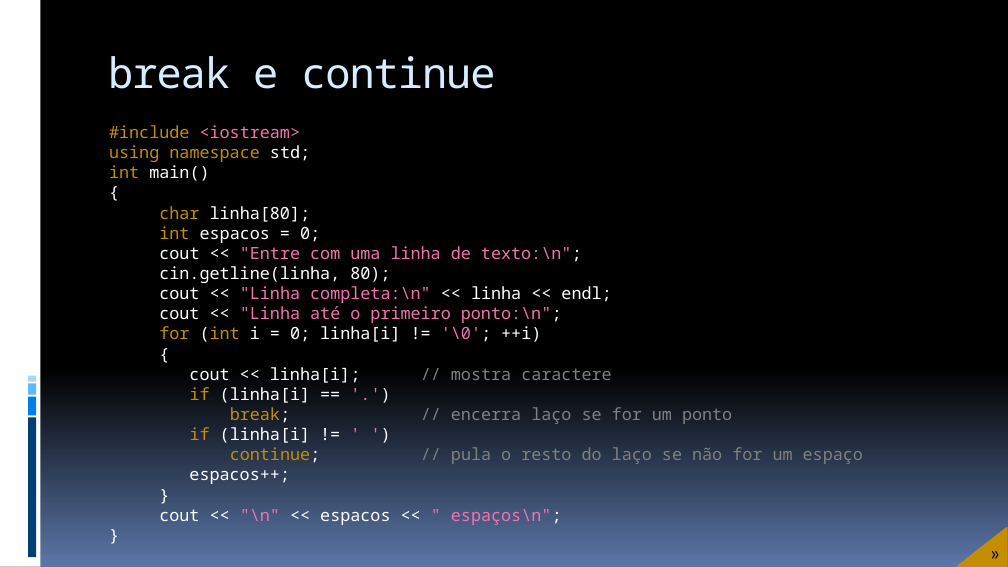
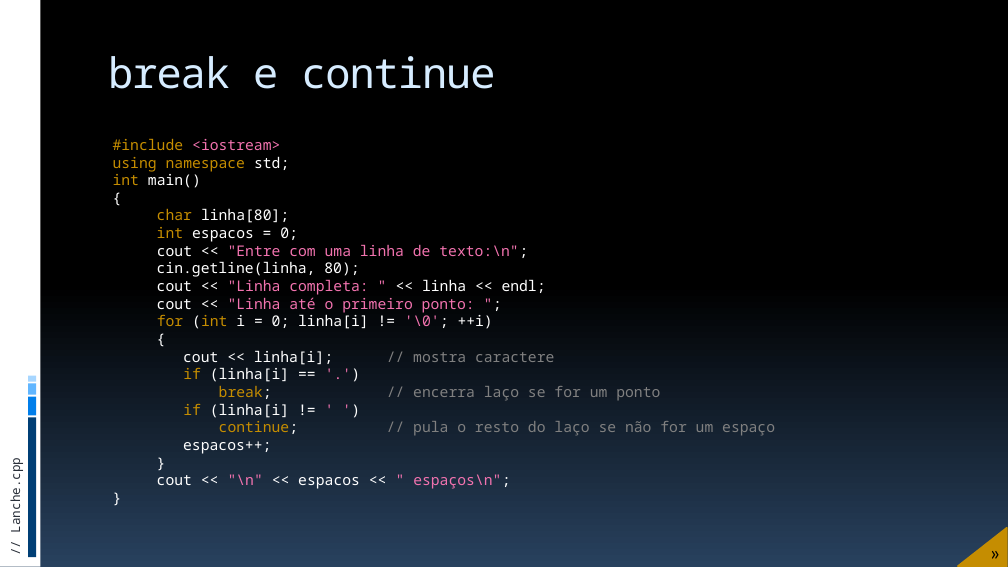
Before and after one commit to JudsonSS/ProgComp, a slide deck: slide 28 of Slides/22. Instrução de Desvio Switch.pptx. Drawn at 1008x567 pixels with LibreOffice and Linux fonts; fonts in the diff are those of the drawing. Boxes give left, top, right and bottom in pixels: in the first picture for what was removed or moved away, otherwise in the second. Text is boxed around its words. In the diff, an @@ line names an element or a change of style, - is before the commit and + after.

```diff
--- a/Slides/22. Instrução de Desvio Switch.pptx
+++ b/Slides/22. Instrução de Desvio Switch.pptx
@@ background gradient #000000 to #5B77A8 to gradient #000000 to #28415E @@
@@ text "#include <iostream>": place and size @@
-text "#include <iostream>" at (109,125,863,525)
+text "#include <iostream>" at (113,139,775,489)
@@ text at (113,139,775,489): size 16 to 14 pt in "#include <iostream>", "using namespace std;", "int main()", "{" and 15 more places @@
@@ text at (157,279,546,313): text changed; size 16 to 14 pt @@
-cout << "Linha completa:\n" << linha << endl;
-cout << "Linha até o primeiro ponto:\n";
+cout << "Linha completa: " << linha << endl;
+cout << "Linha até o primeiro ponto: ";
@@ text added at (7,465,24,532), 12 pt, text #272D38 @@
+// Lanche.cpp
```
Also in this commit, not shown: 29 other slides changed, 7 other files.
